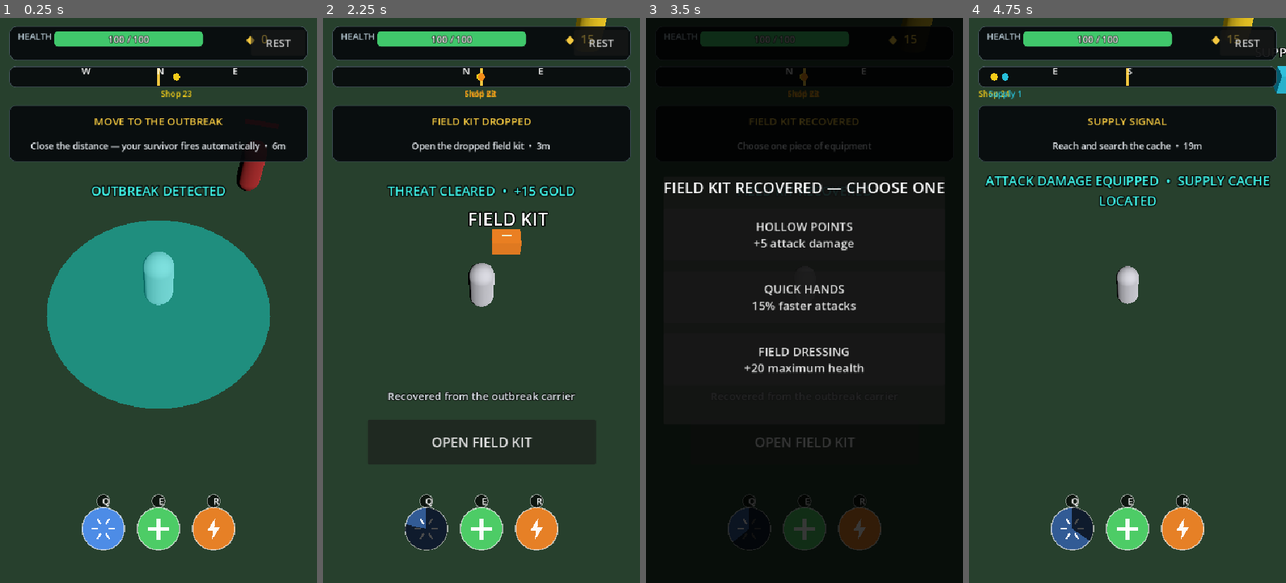
Above: before the commit, frames 1-4 (left to right).
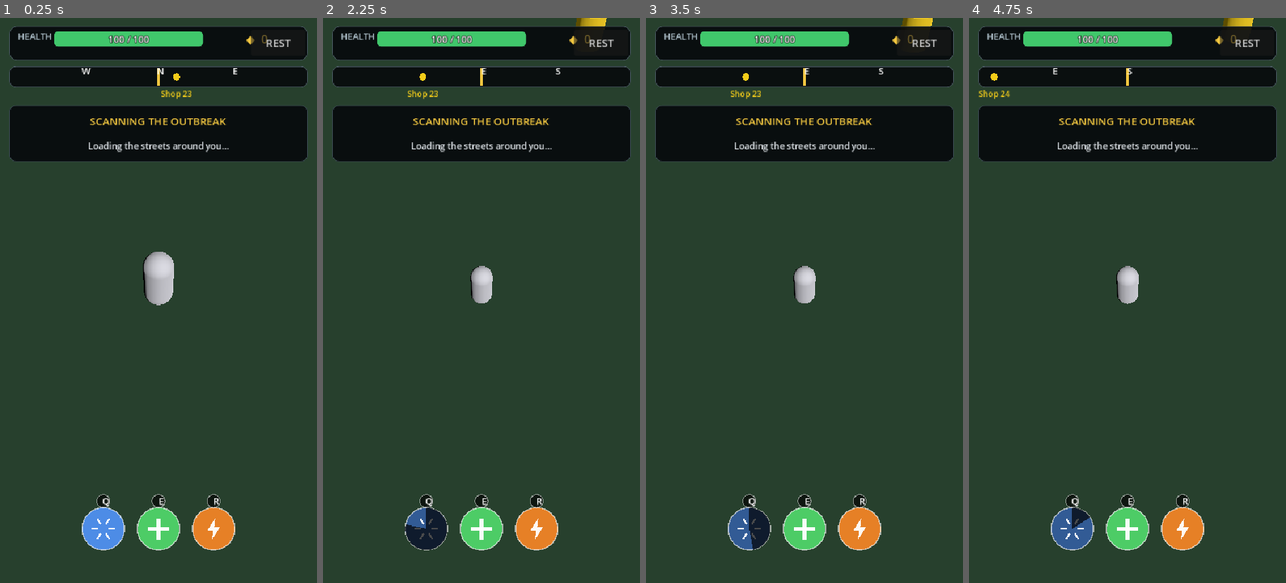
Above: after the commit, the same moments.

Repository: Geoboardman/zombie-gps
Game: Godot game, scene res://scenes/main.tscn
The game is run twice, just before and just after one commit, with the same random seed, the same clock (stepped at 60 frames per second) and the same inputs.
Inputs (mouse positions are in pixels of both pictures, inside the frame that each line leads up to):
- Up to frame 1 (0.25 s): no input
- Up to frame 2 (2.25 s): tap Enter (ui_accept) at 0.5, 0.77 s; move the mouse to (427, 520) at 0.52 s; hold D (move_right) 0.53-1.25 s; tap Q (ability_1) at 0.6 s; click (427, 520) at 0.67 s; click "REST" at 1.25 s; click "CONTINUE WALKING" at 2 s
- Up to frame 3 (3.5 s): click (804, 441) at 2.75 s, where only the run before the commit has a clickable "OPEN FIELD KIT"
- Up to frame 4 (4.75 s): click (1127, 232) at 3.5 s, where only the run before the commit has a clickable "HOLLOW POINTS +5 attack damage"; move the mouse to (1127, 520) at 4.27 s; hold S (move_back) from 4.28 s (still down); tap E (ability_2) at 4.35 s; click (1127, 520) at 4.42 s; tap Enter (ui_accept) at 4.52 s

The runs differ from the first frame. In frame 1, 20% of the frame differs, in the area x 9-91%, y 17-70%; in frame 2, 3.7%; in frame 3, 84%, in the area x 0-100%, y 0-100%; in frame 4, 2.8%.
Error after the commit: Parse Error: Too many arguments for "show_victory()" call. Expected at most 1 but received 6. (res://scripts/run_director.gd:225)

Commit message:
Add district risk and extraction banking

Diff:
--- a/scripts/run_director.gd
+++ b/scripts/run_director.gd
@@ -14,6 +14,7 @@
 @export var toast_label_path: NodePath
 @export var upgrade_choice_path: NodePath
 @export var victory_screen_path: NodePath
+@export var zombie_spawner_path: NodePath
 @export var starter_zombie_scene: PackedScene
 @export var field_kit_scene: PackedScene
 @export var supply_cache_scene: PackedScene
@@ -45,6 +46,7 @@
 var _toast_label: Label
 var _upgrade_choice: UpgradeChoiceUI
 var _victory_screen: BossVictoryScreen
+var _zombie_spawner: ZombieSpawner
 var _active_target: Node3D
 var _last_heat_position := Vector3.ZERO
 var _last_tracking_position := Vector3.ZERO
@@ -60,6 +62,8 @@
 	_toast_label = get_node(toast_label_path)
 	_upgrade_choice = get_node(upgrade_choice_path)
 	_victory_screen = get_node(victory_screen_path)
+	_zombie_spawner = get_node(zombie_spawner_path)
+	_zombie_spawner.begin_district(district)
 	_last_heat_position = _player.global_position
 	_last_tracking_position = _player.global_position
 
@@ -209,29 +213,45 @@
 	_set_objective("DEFEAT THE DISTRICT %d BOSS" % district, "Watch the ground and evade its slam")
 
 
-func _on_boss_defeated() -> void:
+func _on_boss_defeated(reward_awarded: int) -> void:
 	stage = Stage.COMPLETE
 	bosses_defeated += 1
 	_add_heat(3.0)
 	_active_target = null
 	_set_objective("DISTRICT %d CLEARED" % district, "Extract safely or push deeper")
+	var next_district := district + 1
+	_victory_screen.show_victory(
+		reward_awarded,
+		_player.currency,
+		district,
+		ZombieSpawner.modifier_name_for_district(next_district),
+		ZombieSpawner.modifier_description_for_district(next_district),
+		25,
+	)
 
 
 func _on_push_deeper_requested() -> void:
 	district += 1
 	stage = Stage.SUPPLY
 	_player.health.heal(int(_player.health.max_health * 0.25))
+	_player.currency_gain_multiplier += 0.25
+	_zombie_spawner.begin_district(district)
 	_add_heat(2.0 + district)
 	_spawn_supply(supply_distance + float(district - 1) * 15.0)
-	_set_objective("DISTRICT %d — PUSH DEEPER" % district, _detail_for_stage())
-	_toast("DISTRICT %d  •  INFECTION INTENSIFYING" % district)
+	_set_objective(
+		"DISTRICT %d — %s" % [district, ZombieSpawner.modifier_name_for_district(district)],
+		"%s • All gold rewards +25%%" % ZombieSpawner.modifier_description_for_district(district)
+	)
+	_toast("%s  •  GOLD REWARDS INCREASED" % ZombieSpawner.modifier_name_for_district(district))
 
 
 func _on_extract_requested() -> void:
+	var profile := RunProfile.record_extraction(_player.currency, district)
 	_victory_screen.show_extraction_summary(
-		"DISTRICT REACHED: %d\nDISTANCE: %dm\nZOMBIES DEFEATED: %d\nSURVIVORS RECRUITED: %d\nBOSSES DEFEATED: %d\nGOLD EXTRACTED: %d" % [
+		"DISTRICT REACHED: %d\nDISTANCE: %dm\nZOMBIES DEFEATED: %d\nSURVIVORS RECRUITED: %d\nBOSSES DEFEATED: %d\nGOLD BANKED: %d\n\nCAREER GOLD: %d  •  BEST DISTRICT: %d" % [
 			district, int(total_distance_meters), zombies_defeated,
 			survivors_recruited, bosses_defeated, _player.currency,
+			int(profile["total_extracted_gold"]), int(profile["best_district"]),
 		]
 	)
 
